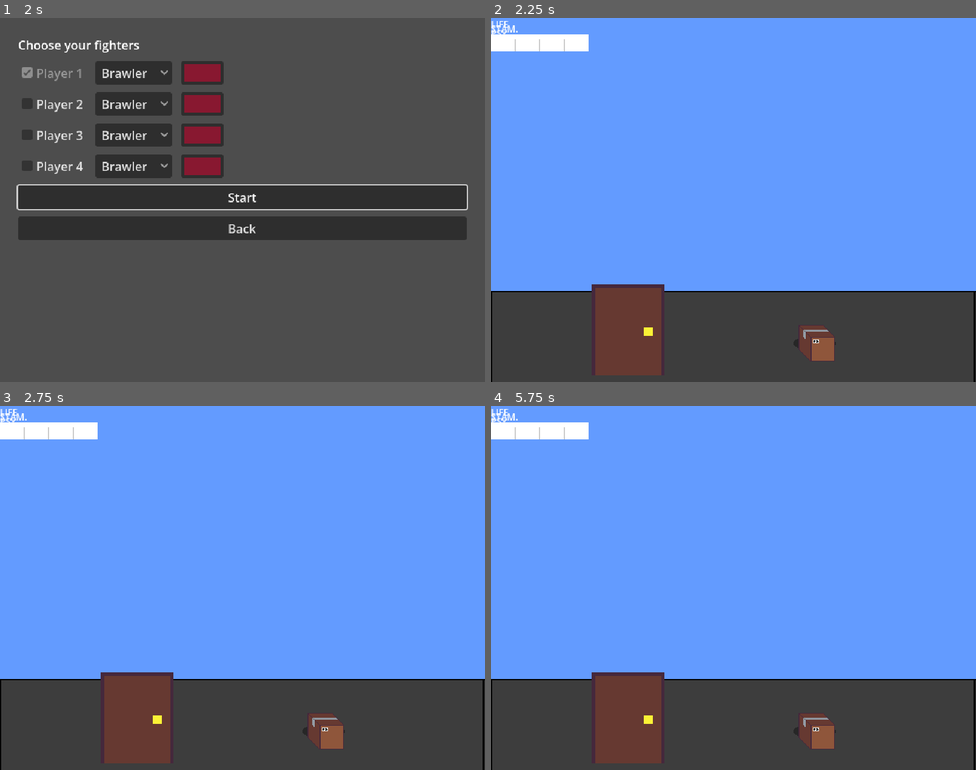
Above: before the commit, frames 1-4 (two rows, left to right).
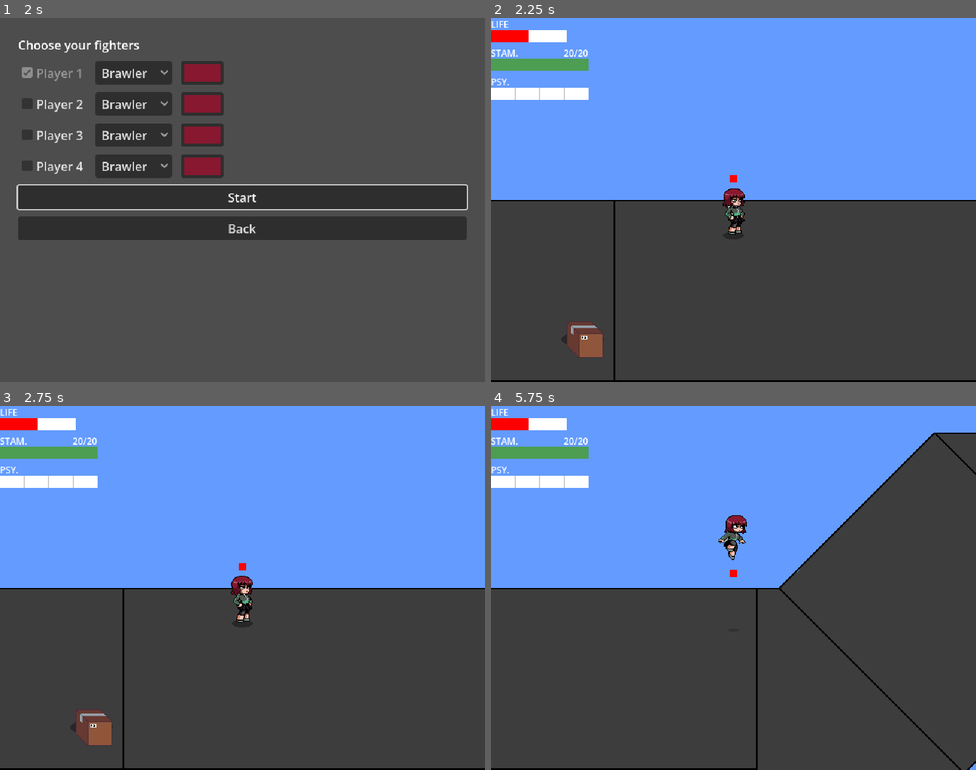
Above: after the commit, the same moments.

Repository: WarrenWarrens/CC
Game: Godot game, scene res://MainMenu/MainMenu.tscn
The game is run twice, just before and just after one commit, with the same random seed, the same clock (stepped at 60 frames per second) and the same inputs. Sound files missing from this copy of the repository are replaced by a short silence.
Inputs (mouse positions are in pixels of both pictures, inside the frame that each line leads up to):
- Up to frame 1 (2 s): click "Levels" at 0.5 s; click "Test Level Two" at 1.25 s
- Up to frame 2 (2.25 s): click "Start" at 2 s
- Up to frame 3 (2.75 s): no input
- Up to frame 4 (5.75 s): tap Enter (ui_accept) at 2.75, 3.02, 3.77, 5.27 s; move the mouse to (840, 569) at 2.77 s; hold D (right) 2.78-3.53 s; tap R (aim) at 2.85 s; right-click (840, 569) at 3.05 s; move the mouse to (636, 606) at 3.52 s; hold S (down) 3.53-4.28 s; right-click (636, 606) at 3.6 s; click (636, 606) at 3.8 s; move the mouse to (782, 507) at 4.27 s; press the mouse at (782, 507) at 4.28 s; hold D (right) 4.28-5.03 s; tap F (lock_on) at 4.55, 5.1 s; move the mouse to (709, 660) at 5.02 s; release the mouse at (709, 660) at 5.03 s; hold W (up) from 5.03 s (still down); tap Shift (sprint) at 5.3 s

Frame 1 is identical in both runs. In frame 2, 33% of the frame differs, in the area x 0-100%, y 2-100%; in frame 3, 33%; in frame 4, 43%.
Error before the commit: Parse Error: Cannot infer the type of "to_target" variable because the value doesn't have a set type. (res://Characters/Player.gd:388)

Commit message:
Fixed some music and comments

Diff:
--- a/Characters/Player.gd
+++ b/Characters/Player.gd
@@ -6,7 +6,6 @@
 
 const SPEED = 300.0
 const DEPTH_SQUASH = 0.6
-#const GRAVITY = 900.0
 const JUMP_FORCE = 400.0
 const DODGE_SPEED = 600.0
 const SPRINT_SPEED_MULT = 1.6
@@ -16,19 +15,17 @@
 var is_sprinting = false
 var sprint_stamina_accumulator = 0.0
 
-#var altitude = 0.0
-#var z_velocity = 0.0
+
 var current_slope = 0.0
 var facing_direction = Vector2.RIGHT
 var _hit_targets: Array = []
 
-# Combos: the player runs "the current move" (an AttackDef). See Characters/AttackDef.gd.
-const COMBO_WINDOW := 0.25         # seconds after a move ends in which the next press still continues the combo
+const COMBO_WINDOW := 0.25
 var light_start: AttackDef
 var heavy_start: AttackDef
 var current_attack: AttackDef
-var _buffer := ""                  # "light" or "heavy": pressed during the current move
-var _combo_from: AttackDef         # the move that just ended, while the combo window is open
+var _buffer := ""
+var _combo_from: AttackDef
 var _combo_left := 0.0
 
 var is_invincible = false
@@ -57,7 +54,7 @@
 @export var camera_limits := Rect2i(0, -10000, 5000, 20000)
 var _last_floor := -99
 var speed_mult := 1.0
-const BACKPEDAL_MULT := 0.75     # moving away from a locked-on target is slower
+const BACKPEDAL_MULT := 0.75
 var lock_on: LockOn
 
 func _ready():
@@ -78,7 +75,7 @@
 	lock_on = LockOn.new()
 	add_child(lock_on)
 	lock_on.setup(self, $Visuals/DetectZone)
-	hit_shape.shape = RectangleShape2D.new()   # the scene's shape is shared; each move resizes its own
+	hit_shape.shape = RectangleShape2D.new()
 
 	laser_line.visible = false
 	aim_ray.enabled = false
@@ -148,11 +145,6 @@
 func _traversal_done():
 	current_state = State.NORMAL
 
-#func get_elevation_shift() -> float:
-	#var total := 0.0
-	#for r in get_tree().get_nodes_in_group("ramps"):
-		#total += r.get_elevation_shift(global_position)
-	#return total
 
 
 func handle_movement(delta):
@@ -176,7 +168,6 @@
 		if is_sprinting:
 			current_speed = SPEED * SPRINT_SPEED_MULT
 
-	# locked on: always look at the target; otherwise look where you walk
 	var look := lock_on.facing_toward()
 	if look == 0.0:
 		look = signf(input_dir.x)
@@ -187,12 +178,7 @@
 		velocity.x *= BACKPEDAL_MULT
 	move_and_slide()
 
-	#velocity = ramp_adjust(Vector2(input_dir.x * SPEED, input_dir.y * SPEED * DEPTH_SQUASH))
-	#move_and_slide()
-	#
-	#if input_dir.x != 0:
-		#facing_direction.x = sign(input_dir.x)
-		#visuals.scale.x = facing_direction.x
+
 
 ## Turns the character to face left (-1) or right (1). 0 keeps the current direction.
 func face(dir: float) -> void:
@@ -207,7 +193,7 @@
 	if velocity.length() > 0:
 		_step_timer -= get_physics_process_delta_time()
 		if _step_timer <= 0.0:
-			_step_timer = 0.25 if is_sprinting else 0.38   # seconds between footsteps
+			_step_timer = 0.25 if is_sprinting else 0.38
 			Audio.play(&"step", -10.0)
 		if is_sprinting:
 			body_sprite.play("Sprint")
@@ -258,7 +244,7 @@
 		if current_state == State.AIMING:
 			exit_aim()
 		hitbox.set_deferred("monitoring", false)
-		current_attack = null            # a hit breaks the combo
+		current_attack = null
 		_combo_left = 0.0
 		body_sprite.speed_scale = 1.0
 		current_state = State.STUNNED
@@ -277,15 +263,6 @@
 
 		get_tree().create_timer(I_FRAME_DURATION).timeout.connect(func(): is_invincible = false)
 
-#func fall(delta):
-	#if altitude <= 0.0:
-		#return
-	#z_velocity -= GRAVITY * delta
-	#altitude = maxf(altitude + z_velocity * delta, 0.0)
-	#if altitude == 0.0:
-		#z_velocity = 0.0
-	#body_sprite.position.y = -altitude
-
 
 func _on_body_animation_finished():
 	if current_state == State.ATTACKING:
@@ -297,7 +274,7 @@
 		var target = area.owner
 		if target and target != self and target.has_method("take_damage") and not _hit_targets.has(target):
 			if target is Walker and target.floor_id != floor_id:
-				return   # you can't hit someone on another floor
+				return
 			_hit_targets.append(target)
 			var knockback = global_position.direction_to(target.global_position) * current_attack.knockback_scale
 			target.take_damage(current_attack.damage, knockback)
@@ -309,7 +286,6 @@
 		hitbox.set_deferred("monitoring", body_sprite.frame in current_attack.hit_frames)
 
 
-# --- attacks and combos -----------------------------------------------------------
 
 ## The move a fresh press starts. Inside the combo window it continues the combo, otherwise it is the first move.
 func _first_move(kind: String) -> AttackDef:
@@ -324,7 +300,7 @@
 	if a == null or not stats.use_stamina(a.stamina_cost):
 		return
 	current_attack = a
-	face(lock_on.facing_toward())    # attacks swing at the locked target
+	face(lock_on.facing_toward())
 	_buffer = ""
 	_combo_left = 0.0
 	_hit_targets.clear()
@@ -333,10 +309,10 @@
 	hit_shape.position = a.hitbox_offset
 	var anim: StringName = a.animation if body_sprite.sprite_frames.has_animation(a.animation) else &"Attack"
 	body_sprite.speed_scale = a.speed_scale
-	body_sprite.sprite_frames.set_animation_loop(anim, false)   # a looping move would never finish and the player would be stuck
+	body_sprite.sprite_frames.set_animation_loop(anim, false)
 	Audio.play(&"swing")
 	body_sprite.play(anim)
-	body_sprite.set_frame_and_progress(0, 0.0)   # play() alone would not restart a move that is already playing
+	body_sprite.set_frame_and_progress(0, 0.0)
 	hitbox.set_deferred("monitoring", 0 in a.hit_frames)
 
 
@@ -356,7 +332,7 @@
 	if _buffer != "" and body_sprite.frame >= a.cancel_frame:
 		var next := a.next_light if _buffer == "light" else a.next_heavy
 		_buffer = ""
-		start_attack(next)   # no next move (or no stamina) = the press is ignored
+		start_attack(next)
 
 
 func end_attack() -> void:
@@ -384,8 +360,7 @@
 	face(look if look != 0.0 else Input.get_axis("left", "right"))
 
 	if lock_on.target != null:
-		# locked on: the laser follows the target by itself
-		var to_target := visuals.to_local(lock_on.aim_point()) - aim_ray.position
+		var to_target = visuals.to_local(lock_on.aim_point()) - aim_ray.position
 		aim_angle = atan2(to_target.y, absf(to_target.x))
 	else:
 		aim_angle += Input.get_axis("up", "down") * AIM_SPEED * delta
@@ -462,7 +437,7 @@
 		elif event.keycode == KEY_4:
 			switch_style(FightingStyle.PURPLE)
 func _on_died() -> void:
-	set_physics_process(false)    # stand-in until you have a death animation
+	set_physics_process(false)
 	create_tween().tween_property(self, "modulate:a", 0.3, 0.5)
 
 func switch_style(new_style):
--- a/MainMenu/MainMenu.gd
+++ b/MainMenu/MainMenu.gd
@@ -6,7 +6,7 @@
 
 
 func _ready() -> void:
-	music_slider.value = Audio.get_volume(&"Music")   # show the saved levels
+	music_slider.value = Audio.get_volume(&"Music")
 	sfx_slider.value = Audio.get_volume(&"SFX")
 	$CenterContainer/SettingsMenu/Fullscreen.button_pressed = true if DisplayServer.window_get_mode() == DisplayServer.WINDOW_MODE_EXCLUSIVE_FULLSCREEN else false
 
--- a/MainMenu/MainMenu.tscn
+++ b/MainMenu/MainMenu.tscn
@@ -75,47 +75,48 @@
 theme_override_constants/separation = 16
 
 [node name="Fullscreen" type="CheckBox" parent="CenterContainer/SettingsMenu" unique_id=549410826]
+visible = false
 layout_mode = 2
-theme_override_font_sizes/font_size = 30
+theme_override_font_sizes/font_size = 10
 text = "Fullscreen"
 
 [node name="MusicVolumeSlider" type="HSlider" parent="CenterContainer/SettingsMenu" unique_id=1835344305]
-custom_minimum_size = Vector2(0, 80)
 layout_mode = 2
 max_value = 1.0
 step = 0.001
 
 [node name="Label" type="Label" parent="CenterContainer/SettingsMenu/MusicVolumeSlider" unique_id=646423217]
-custom_minimum_size = Vector2(484, 55)
-layout_mode = 0
-offset_top = -16.0
-offset_right = 484.0
-offset_bottom = 39.0
-theme_override_font_sizes/font_size = 30
+layout_mode = 1
+anchors_preset = 5
+anchor_left = 0.5
+anchor_right = 0.5
+offset_left = -34.0
+offset_right = 34.0
+offset_bottom = 20.0
+grow_horizontal = 2
+theme_override_font_sizes/font_size = 10
 text = "Music Volume"
 horizontal_alignment = 1
 vertical_alignment = 1
 
-[node name="SfxVolumeSlider" type="HSlider" parent="CenterContainer/SettingsMenu"]
-custom_minimum_size = Vector2(0, 80)
+[node name="SfxVolumeSlider" type="HSlider" parent="CenterContainer/SettingsMenu" unique_id=991215128]
 layout_mode = 2
 max_value = 1.0
 step = 0.001
 
-[node name="Label" type="Label" parent="CenterContainer/SettingsMenu/SfxVolumeSlider"]
-custom_minimum_size = Vector2(484, 55)
+[node name="Label" type="Label" parent="CenterContainer/SettingsMenu/SfxVolumeSlider" unique_id=708654203]
 layout_mode = 0
 offset_top = -16.0
-offset_right = 484.0
-offset_bottom = 39.0
-theme_override_font_sizes/font_size = 30
+offset_right = 70.0
+offset_bottom = -2.0
+theme_override_font_sizes/font_size = 10
 text = "Sound Volume"
 horizontal_alignment = 1
 vertical_alignment = 1
 
 [node name="Button" type="Button" parent="CenterContainer/SettingsMenu" unique_id=3674057]
 layout_mode = 2
-theme_override_font_sizes/font_size = 40
+theme_override_font_sizes/font_size = 8
 text = "Back"
 
 [node name="CreditsMenu" type="VBoxContainer" parent="CenterContainer" unique_id=2003360930]
--- a/Scenes/WorldFive.tscn
+++ b/Scenes/WorldFive.tscn
@@ -2,6 +2,7 @@
 
 [ext_resource type="Script" uid="uid://saxx8vy4npnh" path="res://Script/World.gd" id="1_wnph4"]
 [ext_resource type="PackedScene" uid="uid://bsxr34u030uxg" path="res://Characters/Player.tscn" id="2_56ktj"]
+[ext_resource type="AudioStream" uid="uid://yi4km2ijf7hf" path="res://Audio/music/mm.mp3" id="2_n0yck"]
 [ext_resource type="Texture2D" uid="uid://cqk0p78nwjjd2" path="res://Assets/sky.png" id="3_8xwjy"]
 [ext_resource type="Texture2D" uid="uid://dmbrjltbpwy0r" path="res://Assets/grey2.png" id="4_3jlm2"]
 [ext_resource type="Texture2D" uid="uid://svsya7w1lvb2" path="res://Assets/red4.png" id="5_ya0eq"]
@@ -87,6 +88,7 @@
 [node name="WorldOne" type="Node2D" unique_id=686236493]
 y_sort_enabled = true
 script = ExtResource("1_wnph4")
+music = ExtResource("2_n0yck")
 
 [node name="Player" parent="." unique_id=1446667991 groups=["player"] instance=ExtResource("2_56ktj")]
 light_mask = 3
Not shown, added: Audio/music/bg.mp3.import
Not shown, added: Audio/music/level.wav.import
Not shown, added: Audio/music/mm.mp3.import
Not shown, added: Audio/sfx/dodge.wav.import
Not shown, added: Audio/sfx/hit.wav.import
Not shown, added: Audio/sfx/hurt.wav.import
Not shown, added: Audio/sfx/jump.wav.import
Not shown, added: Audio/sfx/shoot.wav.import
Not shown, added: Audio/sfx/step.wav.import
Not shown, added: Audio/sfx/swing.wav.import
Not shown, added: Characters/LockOn.gd.uid
Not shown, added: Script/Audio.gd.uid
(and 3 more such lines)
